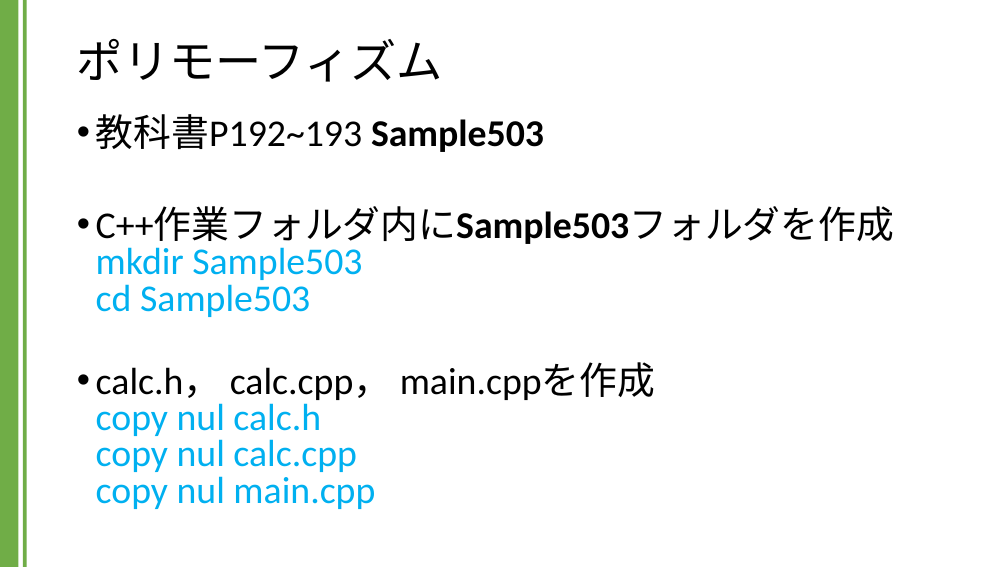
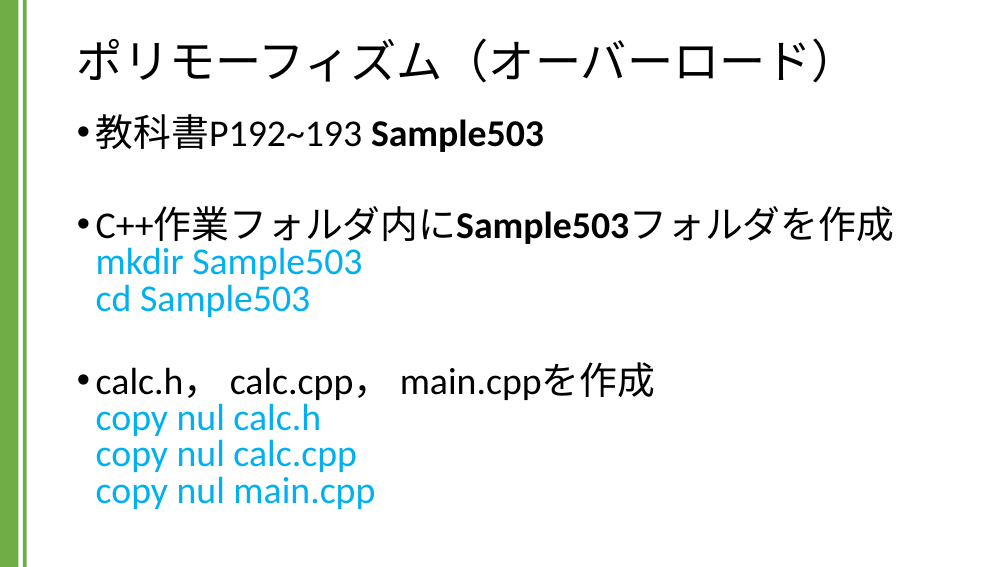
Before and after one commit to kic-murata/cpp2024, a slide deck: slide 26 of 授業資料/講義資料：継承とポリモーフィズム.pptx. Drawn at 1008x567 pixels with LibreOffice and Linux fonts; fonts in the diff are those of the drawing. Boxes give left, top, right and bottom in pixels: in the first picture for what was removed or moved away, otherwise in the second. Text is boxed around its words. In the diff, an @@ line names an element or a change of style, - is before the commit and + after.

```diff
--- a/授業資料/講義資料：継承とポリモーフィズム.pptx
+++ b/授業資料/講義資料：継承とポリモーフィズム.pptx
@@ title at (77,38,858,83): text changed @@
-ポリモーフィズム
+ポリモーフィズム（オーバーロード）
```
Also in this commit, not shown: 5 other slides changed, 2 slides added.
